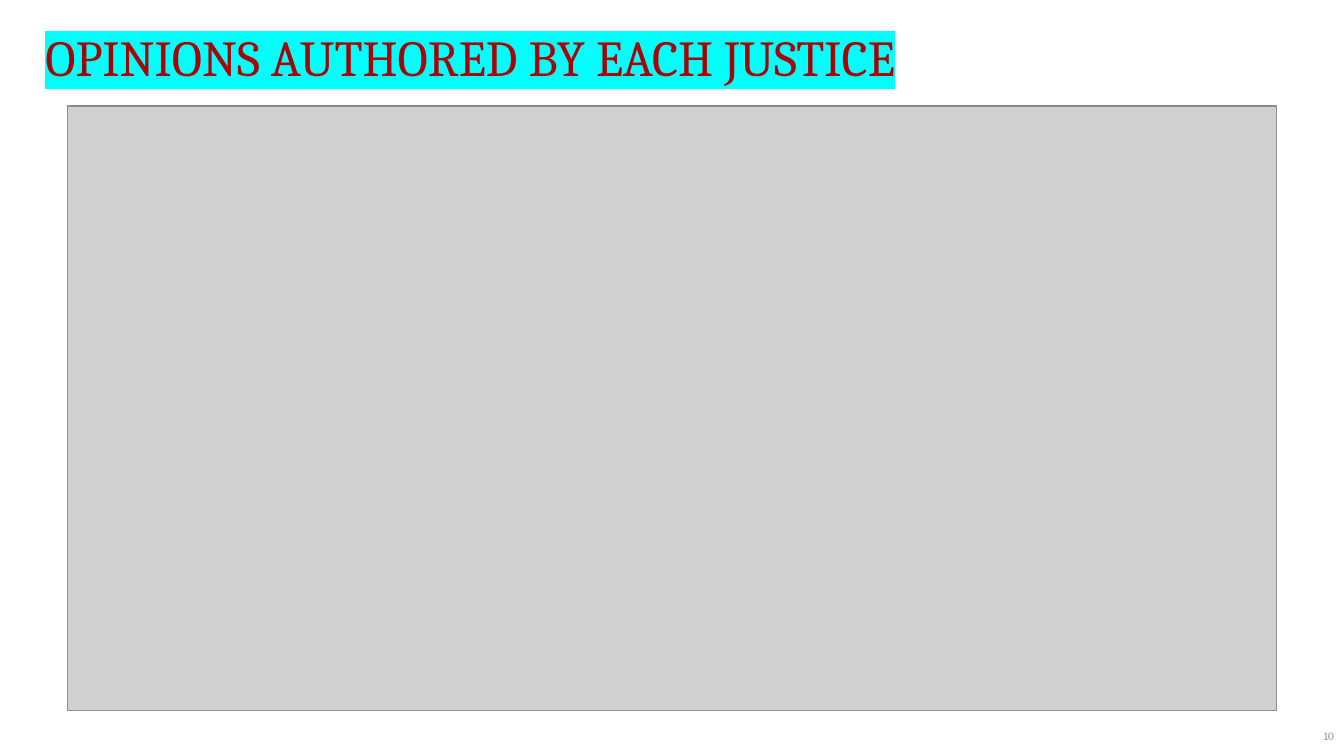
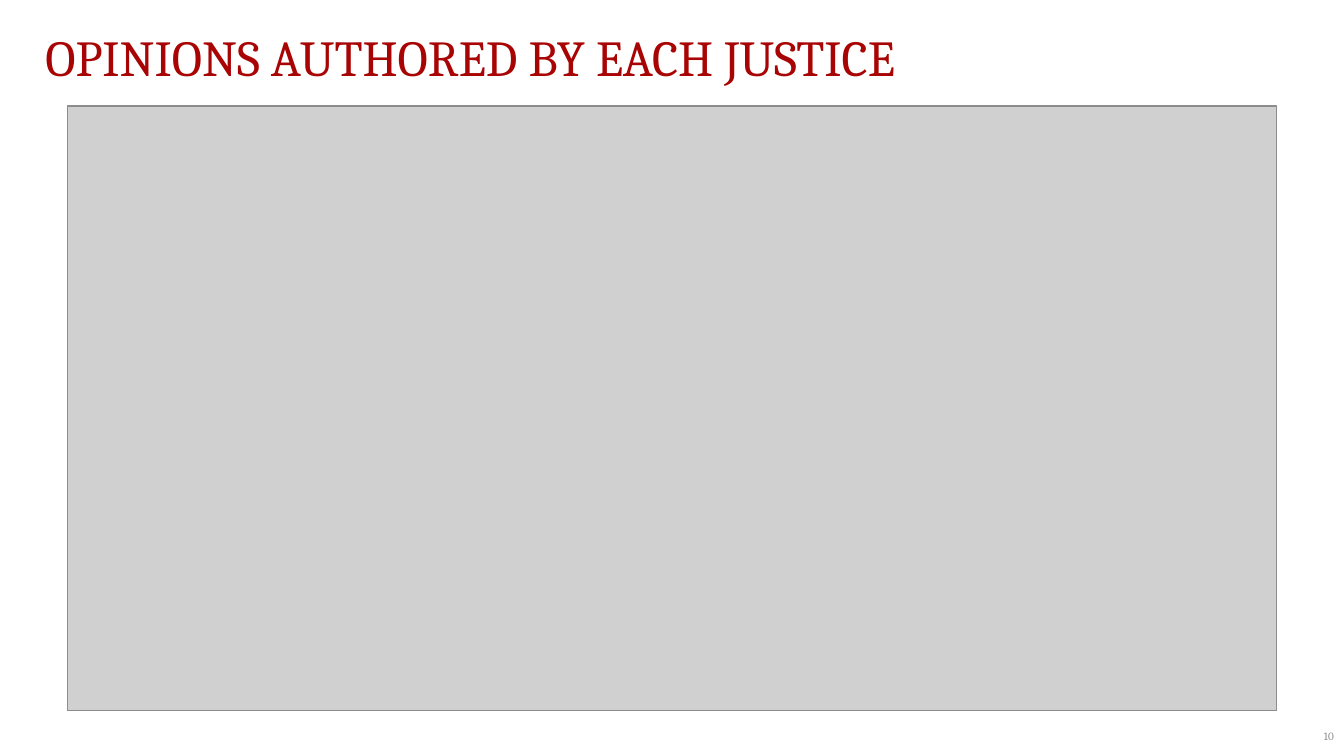
Before and after one commit to JakeTruscott/scotuswatch, a slide deck: slide 10 of Stat Reviews/OT24_StatReview/compilation/SCOTUSBlog/statpack_OT24.pptx. Drawn at 1344x756 pixels with LibreOffice and Linux fonts; fonts in the diff are those of the drawing; grey boxes stand for pictures. Boxes give left, top, right and bottom in pixels: in the first picture for what was removed or moved away, otherwise in the second. Text is boxed around its words. In the diff, an @@ line names an element or a change of style, - is before the commit and + after.

```diff
--- a/Stat Reviews/OT24_StatReview/compilation/SCOTUSBlog/statpack_OT24.pptx
+++ b/Stat Reviews/OT24_StatReview/compilation/SCOTUSBlog/statpack_OT24.pptx
@@ text "OPINIONS AUTHORED BY EACH JUSTICE" at box(45, 42, 895, 86): highlight #00FFFF to none @@
```
Also in this commit, not shown: 23 other slides changed.
